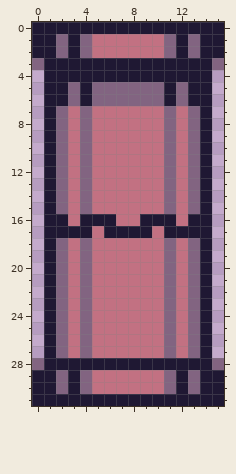
A pixel-art sprite gets an edit: ProjectBooCat/Assets/Prefabs/sprites/objects/door_closed.png. The picture above is the old version.
The file is 16x32 pixels.
The same view after the edit:
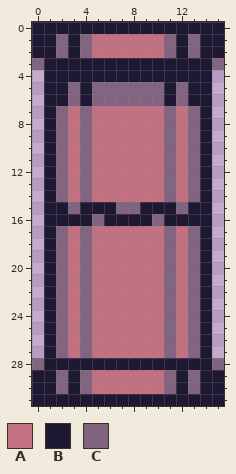
Palette (. is transparent): A #c27182  B #1f1833  C #826481
Message: door additions + modifications
Edits made:
@@ x 0..15 @@
 14 .BCACAAAAAACACB.
-15 .BCACAAAAAACACB.
-16 .BBABBBAABBBABB.
-17 .BBBBABBBBABBBB.
+15 .BBCBBBCCBBBCBB.
+16 .BBBBCBBBBCBBBB.
+17 .BCACAAAAAACACB.
 18 .BCACAAAAAACACB.
Pixel boxes of the changes (left, top, right, bottom) in both pictures:
changed: (56, 202, 200, 238)
